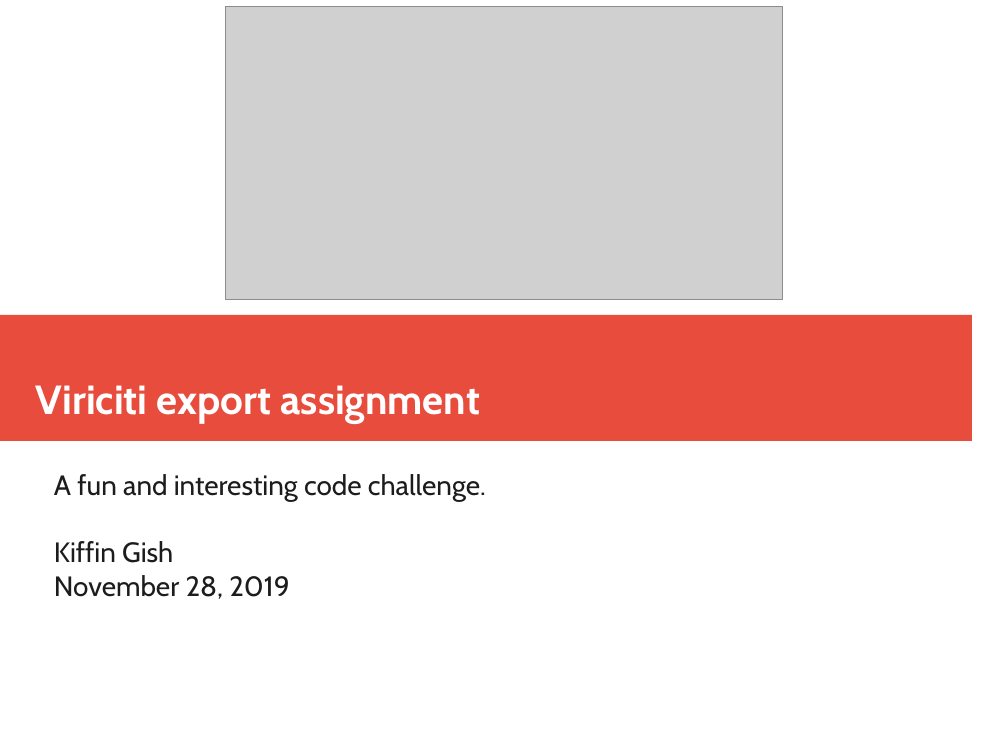
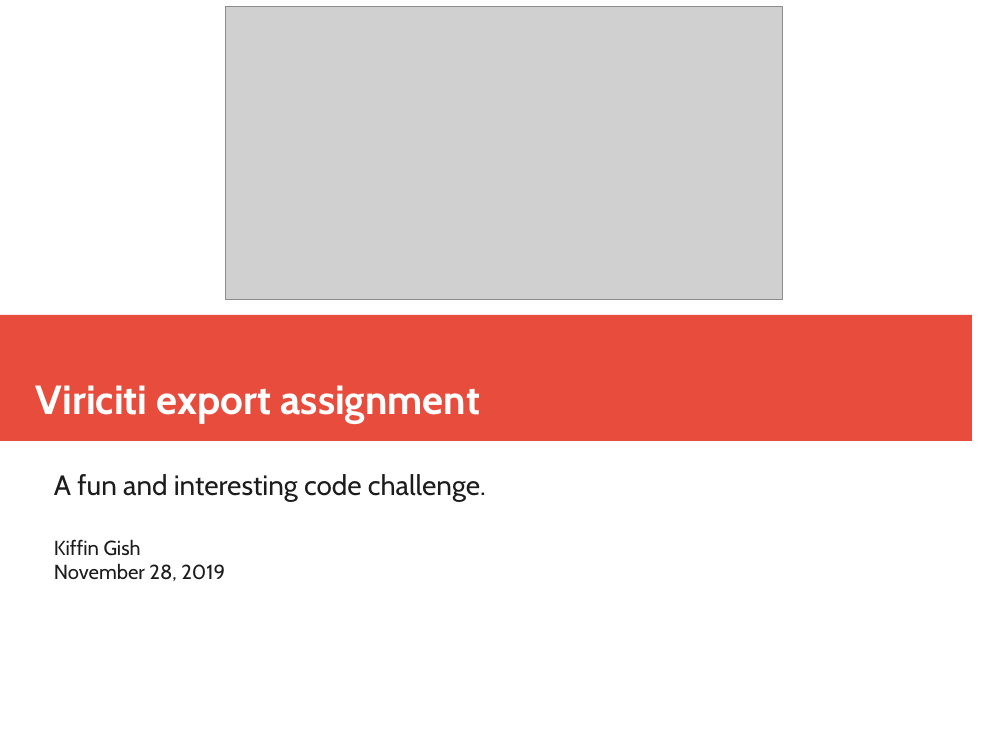
Before and after one commit to kgish/viriciti-assignment-export, a slide deck: slide 1 of presentation.odp. Drawn at 1008x756 pixels with LibreOffice and Linux fonts; fonts in the diff are those of the drawing; grey boxes stand for pictures. Boxes give left, top, right and bottom in pixels: in the first picture for what was removed or moved away, otherwise in the second. Text is boxed around its words. In the diff, an @@ line names an element or a change of style, - is before the commit and + after.

```diff
--- a/presentation.odp
+++ b/presentation.odp
@@ subtitle at [54,539,225,581]: size 22 to 16 pt in "Kiffin Gish", "November 28, 2019" @@
```
Also in this commit, not shown: 2 other slides changed, 1 slide added.
